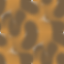
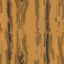
Before/after of a 64x64 layered artwork. What changed in the layer stack:
painted on "Background" over [0, 0, 64, 64]
